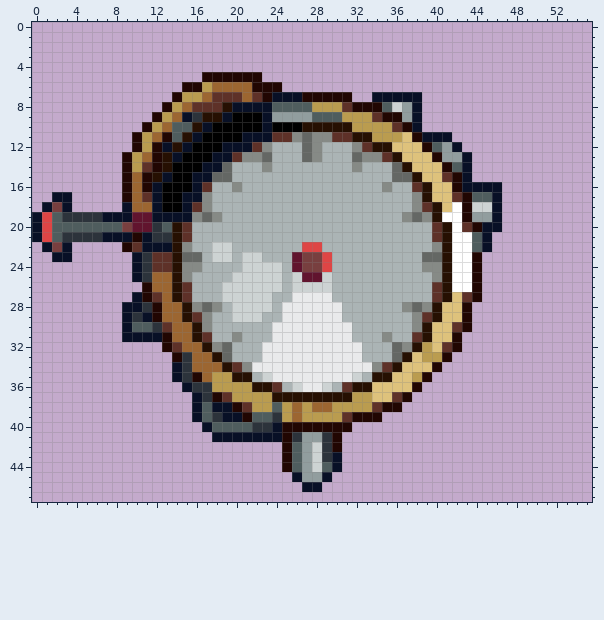
Two states of a pixel-art sprite, SteampunkArsenal/HUD/PressureGaugeBG_C.png. Above is the file before it was changed.
The file is 112x96 pixels, drawn in blocks of 2x2; one block is one cell here. Colours within 5 levels of each other are drawn and written as one.
The same view after the edit:
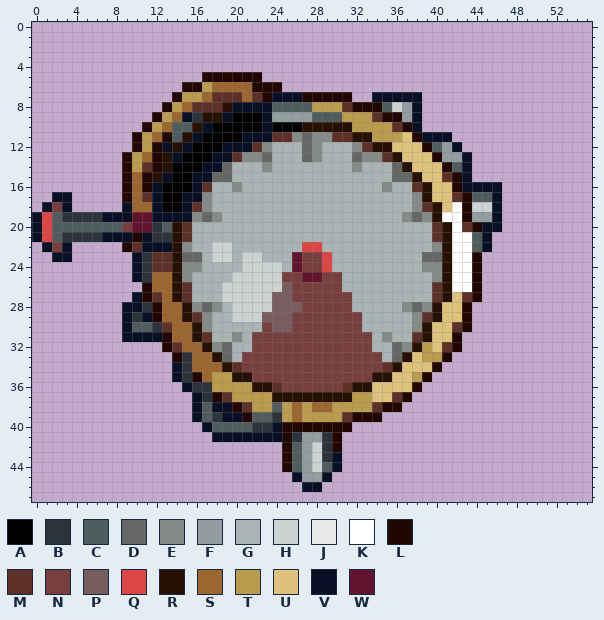
Palette (. is transparent): A #000000  B #2c333b  C #4f5d5e  D #646764  E #868a86  F #919d9e  G #abb4b5  H #cdd3d3  J #e9eaeb  K #ffffff  L #210602  M #5e3128  N #783f3f  P #775d5d  Q #de4545  R #261002  S #9c6631  T #ba9c4f  U #dec27c  V #081026  W #61142e
Difference:
{"y":25,"x":25,"old":"GH","new":"NN"}
{"y":25,"x":29,"old":"HG","new":"NN"}
{"y":26,"x":25,"old":"GHHHHG","new":"PNNNNN"}
{"y":27,"x":24,"old":"GGJJJJGG","new":"PPNNNNNN"}
{"y":28,"x":24,"old":"GJJJJJJG","new":"PPPNNNNN"}
{"y":29,"x":23,"old":"GGJJJJJJGG","new":"PPPNNNNNNN"}
{"y":30,"x":23,"old":"GJJJJJJJJG","new":"NPPNNNNNNN"}
{"y":31,"x":22,"old":"GGJJJJJJJJGG","new":"NNNNNNNNNNNN"}
{"y":32,"x":22,"old":"GJJJJJJJJJJG","new":"NNNNNNNNNNNN"}
{"y":33,"x":21,"old":"GGJJJJJJJJJJGG","new":"NNNNNNNNNNNNNN"}
{"y":34,"x":21,"old":"EJJJJJJJJJJJJE","new":"NNNNNNNNNNNNNN"}
{"y":35,"x":22,"old":"GHJJJJJJJJHG","new":"NNNNNNNNNNNN"}
{"y":36,"x":25,"old":"GHJJHG","new":"NNNNNN"}
